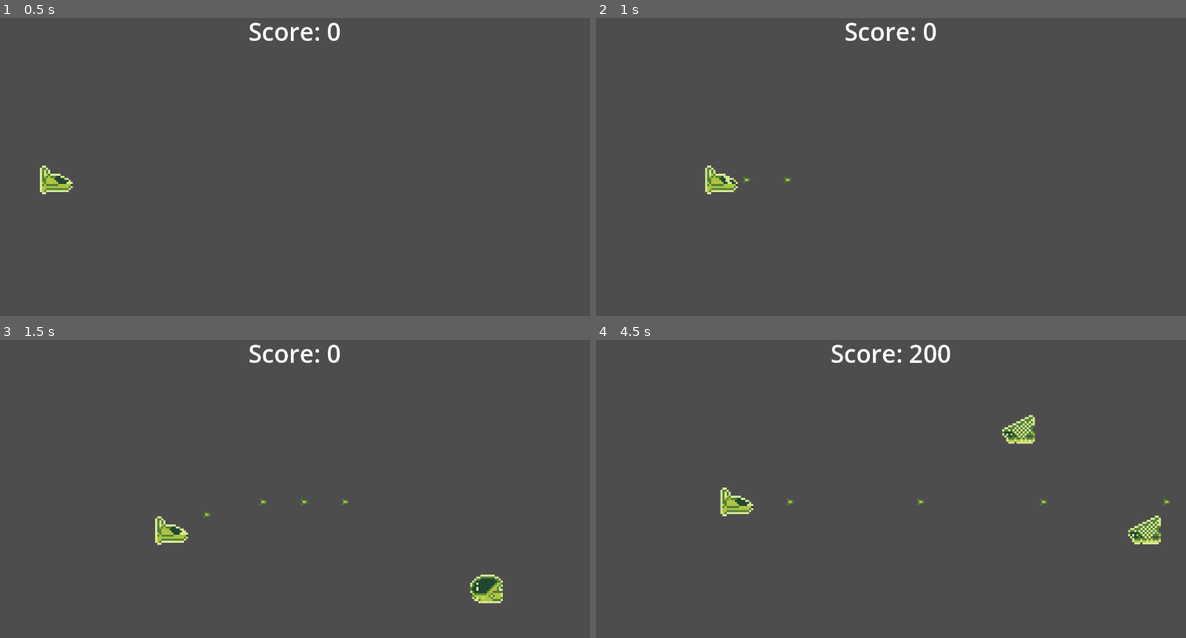
Above: before the commit, frames 1-4 (two rows, left to right).
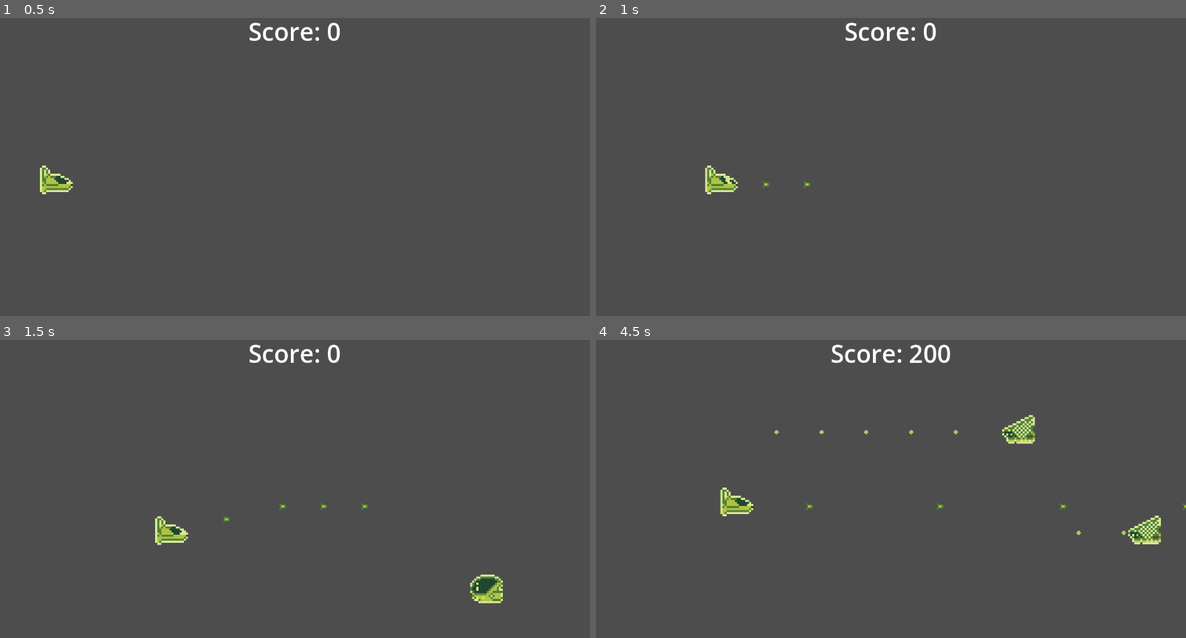
Above: after the commit, the same moments.

Repository: perimeterr/dds-shmup
Game: Godot game, scene res://scenes/game.tscn
The game is run twice, just before and just after one commit, with the same random seed, the same clock (stepped at 60 frames per second) and the same inputs.
Inputs:
- Up to frame 1 (0.5 s): no input
- Up to frame 2 (1 s): hold D (right) from 0.53 s (still down); hold Space (shoot) from 0.53 s (still down)
- Up to frame 3 (1.5 s): release D (right) at 1.28 s; release Space (shoot) at 1.28 s; hold S (down) from 1.28 s (still down); tap Space (shoot) at 1.35 s
- Up to frame 4 (4.5 s): release S (down) at 2.03 s; hold D (right) 2.03-2.78 s; hold Space (shoot) 2.03-2.78 s; hold W (up) 2.78-3.53 s; tap Space (shoot) at 2.85, 4.35 s; hold Space (shoot) 3.53-4.28 s; hold A (left) from 3.53 s (still down)

Frame 1 is identical in both runs. In frame 2, less than 0.1% of the frame differs, in the area x 24-37%, y 53-57%; in frame 3, 0.1%; in frame 4, 0.2%, in the area x 30-100%, y 30-66%.

Commit message:
implemented enemy shooting

Diff:
--- a/scenes/enemy.tscn
+++ b/scenes/enemy.tscn
@@ -61,5 +61,13 @@
 position = Vector2(15.25, -0.25)
 scale = Vector2(0.3125, 0.2125)
 
+[node name="BulletSpawn" type="Marker2D" parent="."]
+position = Vector2(-10.25, 0.25)
+
+[node name="AttackSpeed" type="Timer" parent="."]
+wait_time = 0.25
+autostart = true
+
 [connection signal="body_entered" from="." to="." method="_on_body_entered"]
 [connection signal="screen_exited" from="VisibleOnScreenNotifier2D" to="." method="_on_visible_on_screen_notifier_2d_screen_exited"]
+[connection signal="timeout" from="AttackSpeed" to="." method="_on_attack_speed_timeout"]
--- a/scenes/enemy2.tscn
+++ b/scenes/enemy2.tscn
@@ -43,6 +43,7 @@
 speed = 500
 hp = 1
 points = 200
+enemy_type = 2
 
 [node name="AnimatedSprite2D" parent="." index="0"]
 sprite_frames = SubResource("SpriteFrames_lsk8u")
--- /dev/null
+++ b/scenes/enemy_bullet.gd
@@ -0,0 +1,15 @@
+extends Area2D
+
+@export var speed = 600
+@export var damage = 1
+
+func _physics_process(delta):
+	global_position.x += -speed * delta
+
+func _on_visible_on_screen_notifier_2d_screen_exited() -> void:
+	queue_free()
+
+func _on_body_entered(body: CharacterBody2D) -> void:
+	if body is Player:
+		body.take_damage(damage)
+		queue_free()
--- /dev/null
+++ b/scenes/enemy_bullet.tscn
@@ -0,0 +1,24 @@
+[gd_scene load_steps=4 format=3 uid="uid://7qcolh4jeqol"]
+
+[ext_resource type="Texture2D" uid="uid://3udk0sxm85ow" path="res://assets/spritesheet.png" id="1_d2qol"]
+[ext_resource type="Script" uid="uid://c3i8nlnbxa56q" path="res://scenes/enemy_bullet.gd" id="1_qx7rs"]
+
+[sub_resource type="CircleShape2D" id="CircleShape2D_d2qol"]
+radius = 4.0
+
+[node name="EnemyBullet" type="Area2D"]
+script = ExtResource("1_qx7rs")
+
+[node name="Sprite2D" type="Sprite2D" parent="."]
+texture = ExtResource("1_d2qol")
+hframes = 8
+vframes = 8
+frame = 10
+
+[node name="CollisionShape2D" type="CollisionShape2D" parent="."]
+position = Vector2(1, 1)
+shape = SubResource("CircleShape2D_d2qol")
+
+[node name="VisibleOnScreenNotifier2D" type="VisibleOnScreenNotifier2D" parent="."]
+position = Vector2(10, 0)
+scale = Vector2(0.2, 0.15)
--- a/scenes/player.tscn
+++ b/scenes/player.tscn
@@ -55,4 +55,5 @@
 [node name="CollisionPolygon2D" type="CollisionPolygon2D" parent="."]
 polygon = PackedVector2Array(-7.75, 5, 6, 5, 8, 3, 8, 0.25, 1.25, -4, -3, -4, -3, -6, -5, -8, -7, -8, -8, -7, -8, 4.75)
 
-[node name="Muzzle" type="Marker2D" parent="."]
+[node name="BulletSpawn" type="Marker2D" parent="."]
+position = Vector2(9.5, 2.25)
--- a/scripts/enemy.gd
+++ b/scripts/enemy.gd
@@ -1,10 +1,16 @@
 class_name Enemy extends Area2D
 
 signal killed(points)
+signal enemy_bullet_shot(bullet_scene, location)
 
 @export var speed = 150
 @export var hp = 1
 @export var points = 100
+@export var enemy_type = 1
+
+@onready var bullet_spawn  = $BulletSpawn
+
+var enemy_bullet_scene = preload("res://scenes/enemy_bullet.tscn")
 
 func _physics_process(delta):
 	global_position.x += -speed * delta
@@ -25,3 +31,6 @@
 	if hp <= 0:
 		killed.emit(points)
 		die()
+
+func _on_attack_speed_timeout() -> void:
+	enemy_bullet_shot.emit(enemy_bullet_scene, bullet_spawn.global_position)
--- a/scripts/game.gd
+++ b/scripts/game.gd
@@ -32,6 +32,10 @@
 	elif timer.wait_time < 0.4:
 		timer.wait_time = 0.4
 
+	for e in enemy_container.get_children():
+		if e.enemy_type == 1:
+			e.enemy_bullet_shot.connect(_on_player_bullet_shot)
+
 
 func _on_player_bullet_shot(bullet_scene, location):
 	var bullet = bullet_scene.instantiate()
--- a/scripts/player.gd
+++ b/scripts/player.gd
@@ -6,7 +6,7 @@
 @export var rate_of_fire := 0.25
 @export var hp = 5
 
-@onready var muzzle  = $Muzzle
+@onready var bullet_spawn  = $BulletSpawn
 
 var bullet_scene = preload("res://scenes/bullet.tscn")
 
@@ -33,7 +33,7 @@
 	global_position = global_position.clamp(Vector2.ZERO, Vector2(900,648))
 
 func shoot():
-	bullet_shot.emit(bullet_scene, muzzle.global_position)
+	bullet_shot.emit(bullet_scene, bullet_spawn.global_position)
 
 func die():
 	queue_free()
Not shown, added: scenes/enemy_bullet.gd.uid
